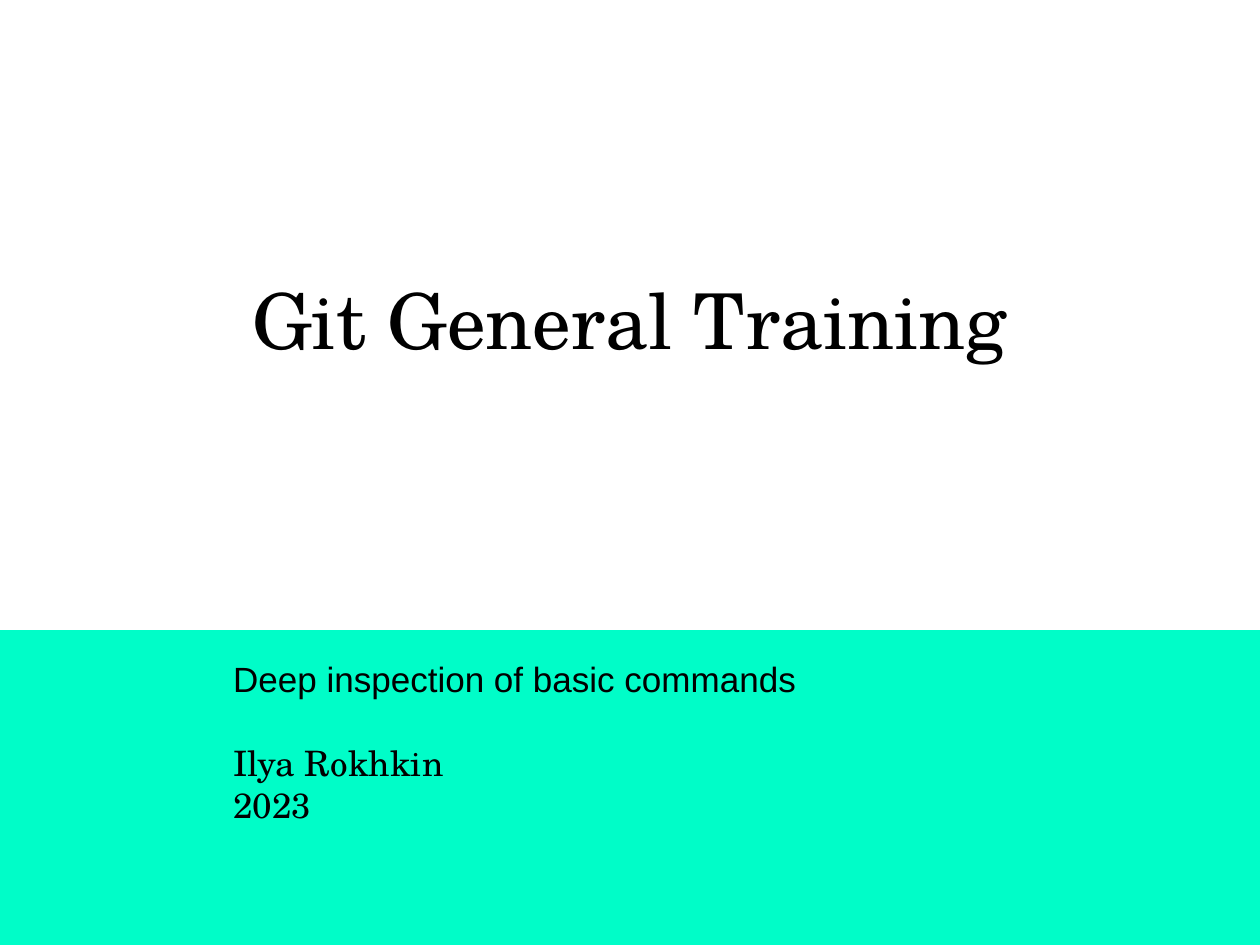
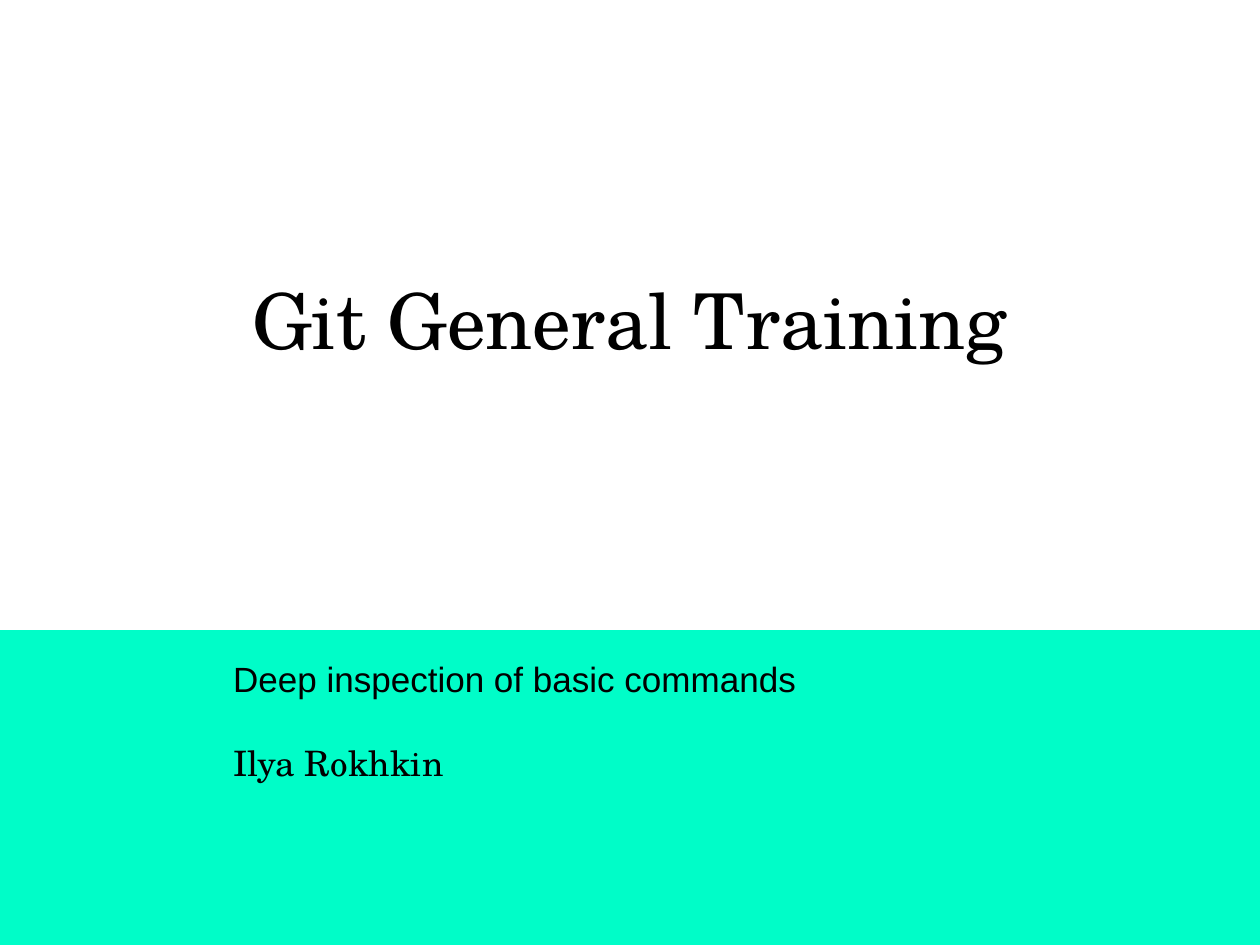
Before and after one commit to ilyaro/mysite, a slide deck: slide 1 of WorkStuff/Courses/Git/Git_General_Training_Lab/Git_General_Training_ap.ppt.pptx. Drawn at 1260x945 pixels with LibreOffice and Linux fonts; fonts in the diff are those of the drawing. Boxes give left, top, right and bottom in pixels: in the first picture for what was removed or moved away, otherwise in the second. Text is boxed around its words. In the diff, an @@ line names an element or a change of style, - is before the commit and + after.

```diff
--- a/WorkStuff/Courses/Git/Git_General_Training_Lab/Git_General_Training_ap.ppt.pptx
+++ b/WorkStuff/Courses/Git/Git_General_Training_Lab/Git_General_Training_ap.ppt.pptx
@@ subtitle at <box>233,793,311,819</box>: paragraph removed @@
-2023
```
Also in this commit, not shown: 10 other slides changed, 1 other file.
